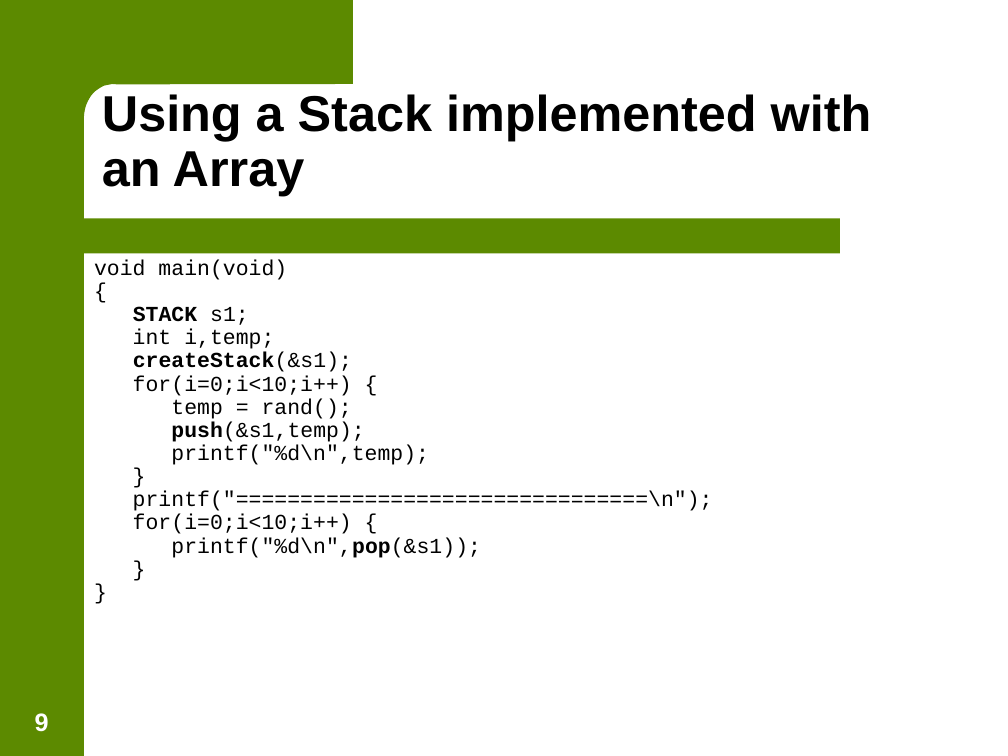
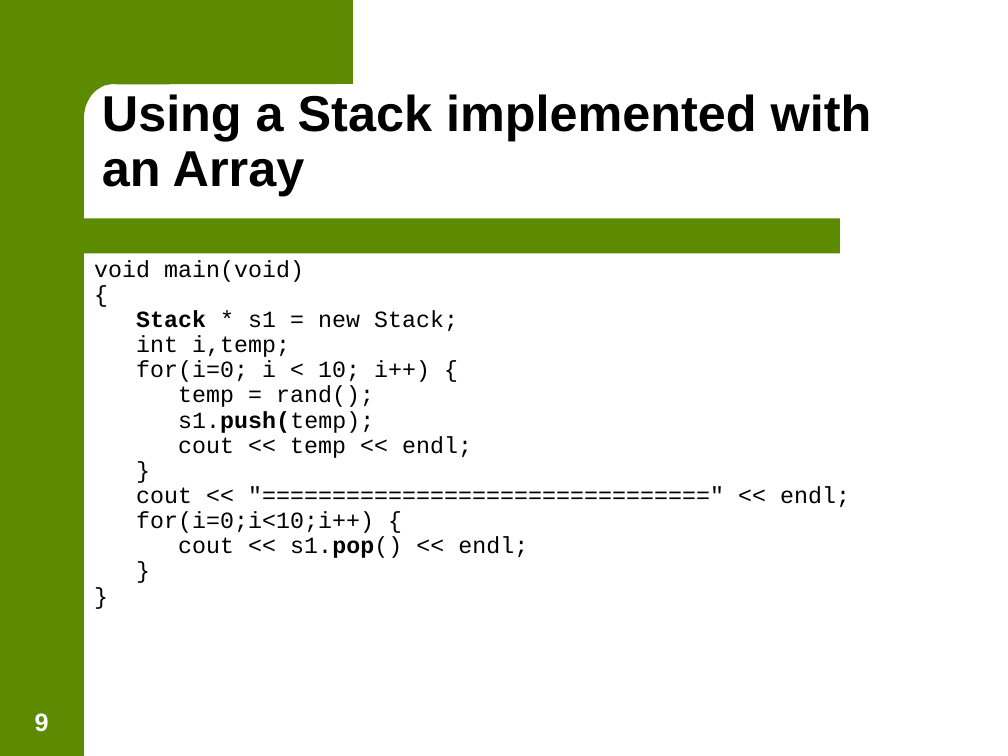
Before and after one commit to jasongraalum/NB_2018, a slide deck: slide 9 of Summer/Material/Lecture_Slides/Lecture 10 - Stacks and Queues.ppt. Drawn at 1008x756 pixels with LibreOffice and Linux fonts; fonts in the diff are those of the drawing; background and template pictures are left out. Boxes give left, top, right and bottom in pixels: in the first picture for what was removed or moved away, otherwise in the second. Text is boxed around its words. In the diff, an @@ line names an element or a change of style, - is before the commit and + after.

Commit message:
Updated Stack and Queue slides to C++ syntax

```diff
--- a/Summer/Material/Lecture_Slides/Lecture 10 - Stacks and Queues.ppt
+++ b/Summer/Material/Lecture_Slides/Lecture 10 - Stacks and Queues.ppt
@@ text at bbox=[94, 260, 374, 533]: size 15.3 to 16.6 pt in "void main(void)", "{", "int i,temp;", "for(i=0;i<10;i++) {" and 2 more places @@
@@ text at bbox=[136, 310, 458, 331]: text changed; size 15.3 to 16.6 pt; bold off @@
-STACK s1;
+Stack * s1 = new Stack;
@@ text at bbox=[136, 360, 850, 507]: text changed; size 15.3 to 16.6 pt; bold off @@
-createStack(&s1);
+for(i=0; i < 10; i++) {
+temp = rand();
+s1.push(temp);
+cout << temp << endl;
+}
+cout << "================================" << endl;
@@ text at bbox=[178, 536, 528, 558]: text changed; size 15.3 to 16.6 pt @@
-temp = rand();
-push(&s1,temp);
-printf("%d\n",temp);
-}
-printf("================================\n");
-for(i=0;i<10;i++) {
-printf("%d\n",pop(&s1));
+cout << s1.pop() << endl;
```
Also in this commit, not shown: 9 other slides changed, 9 other files.
